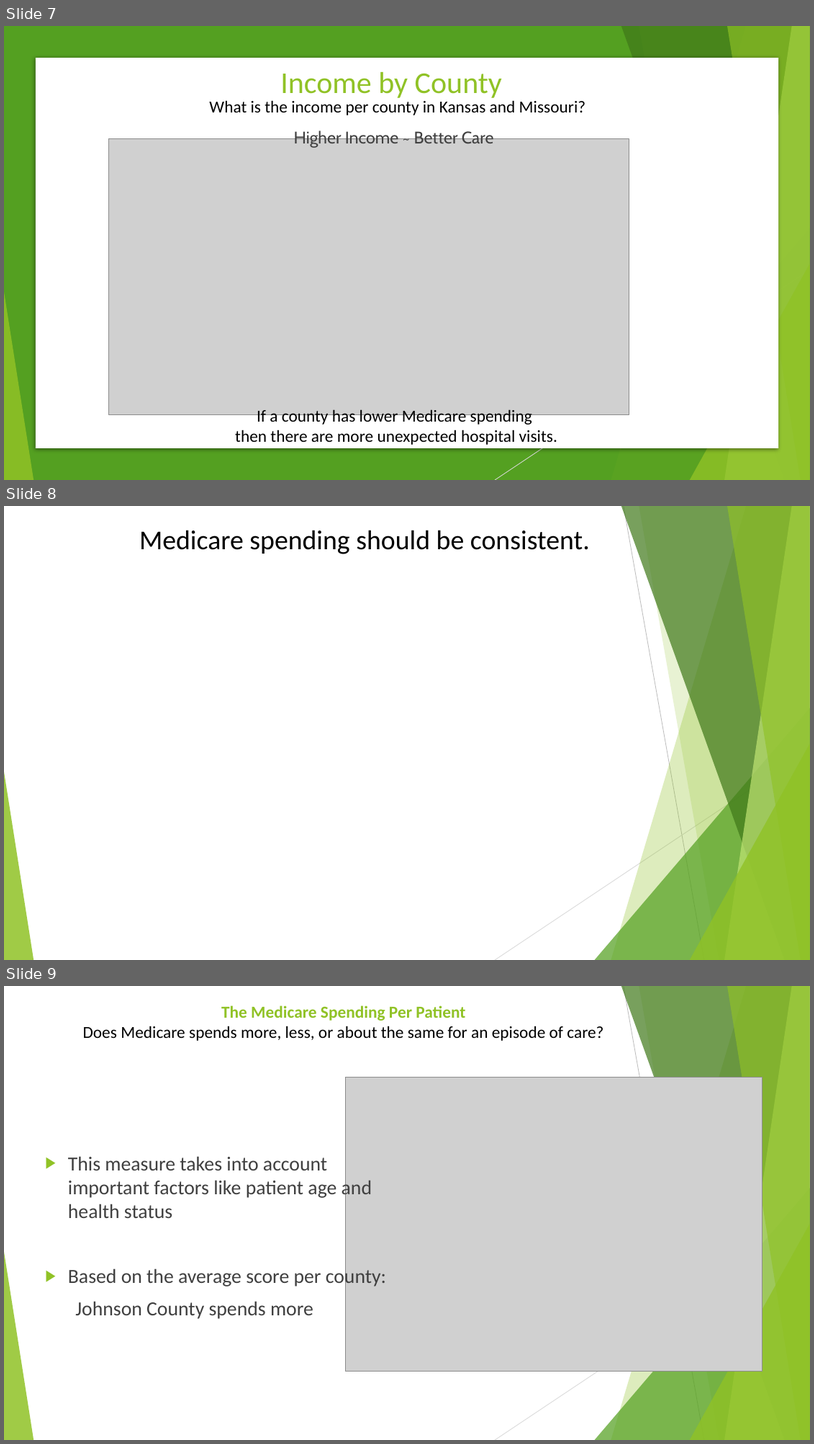
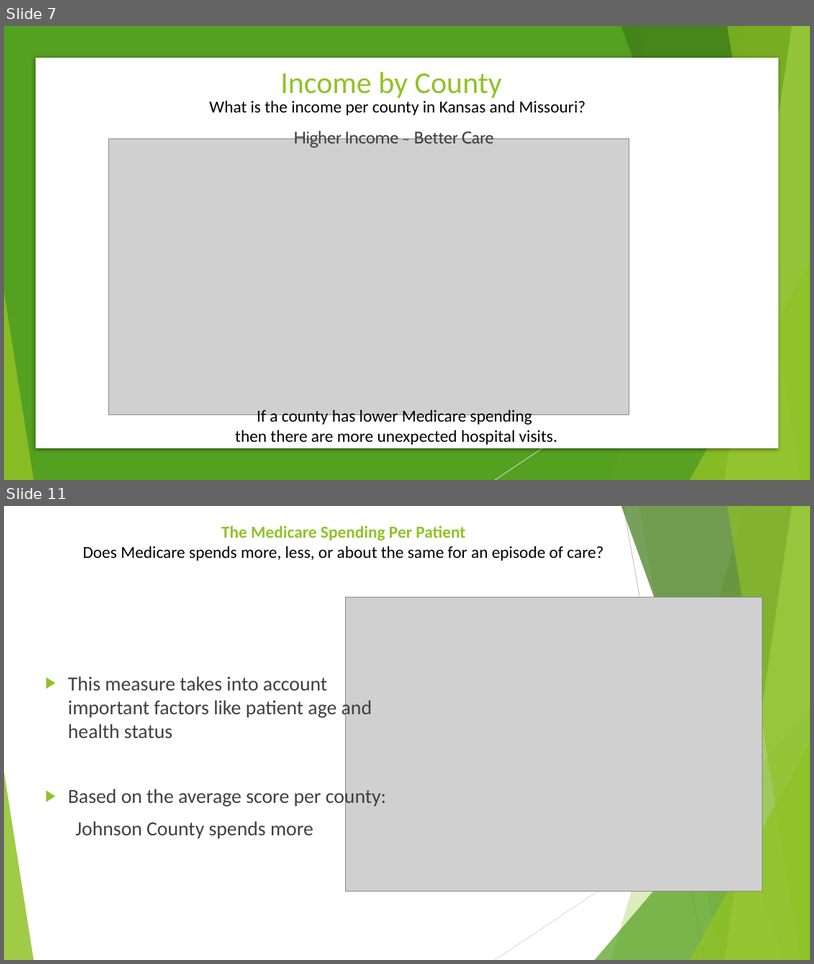
Before and after one commit to TedMur/SnakeBait, a slide deck: SnakeBitePresentation.pptx. Shown one above the other, each under a label of ours: slides 7, 8 and 9 before the commit, slides 7 and 11 after it; the slides between them are not shown. The pictures are 814x1444 and 814x964 pixels, drawn with LibreOffice and Linux fonts; fonts in the diff are those of the drawing; grey boxes stand for pictures. Boxes give left, top, right and bottom in pixels: in the first picture for what was removed or moved away, otherwise in the second. Text is boxed around its words. In the diff, an @@ line names an element or a change of style, - is before the commit and + after.

```diff
--- a/SnakeBitePresentation.pptx
+++ b/SnakeBitePresentation.pptx
@@ slide 8 removed at bbox=[4, 506, 810, 960], background #FFFFFF; not listed: 10 template elements that a slide beside it also shows @@
@@ title removed at bbox=[139, 530, 590, 554] @@
-Medicare spending should be consistent.
@@ what was slide 9 is now slide 11 @@
```
Also in this commit, not shown: 3 slides changed, 3 slides added, 1 other slide removed.
